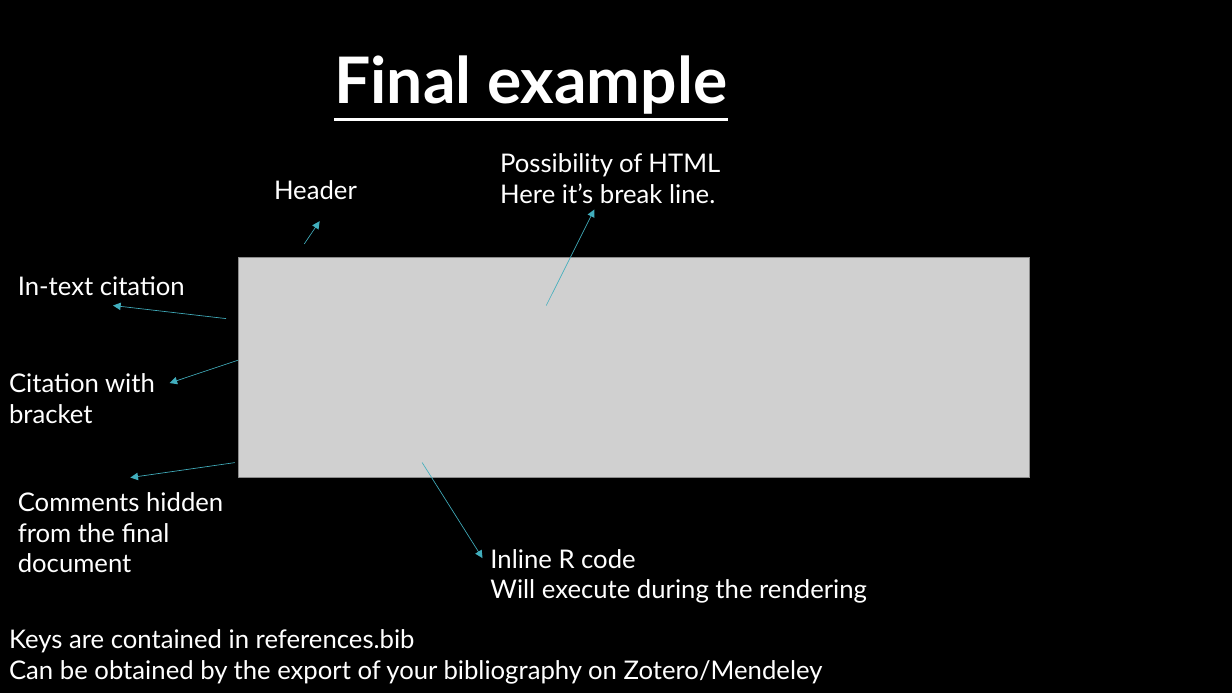
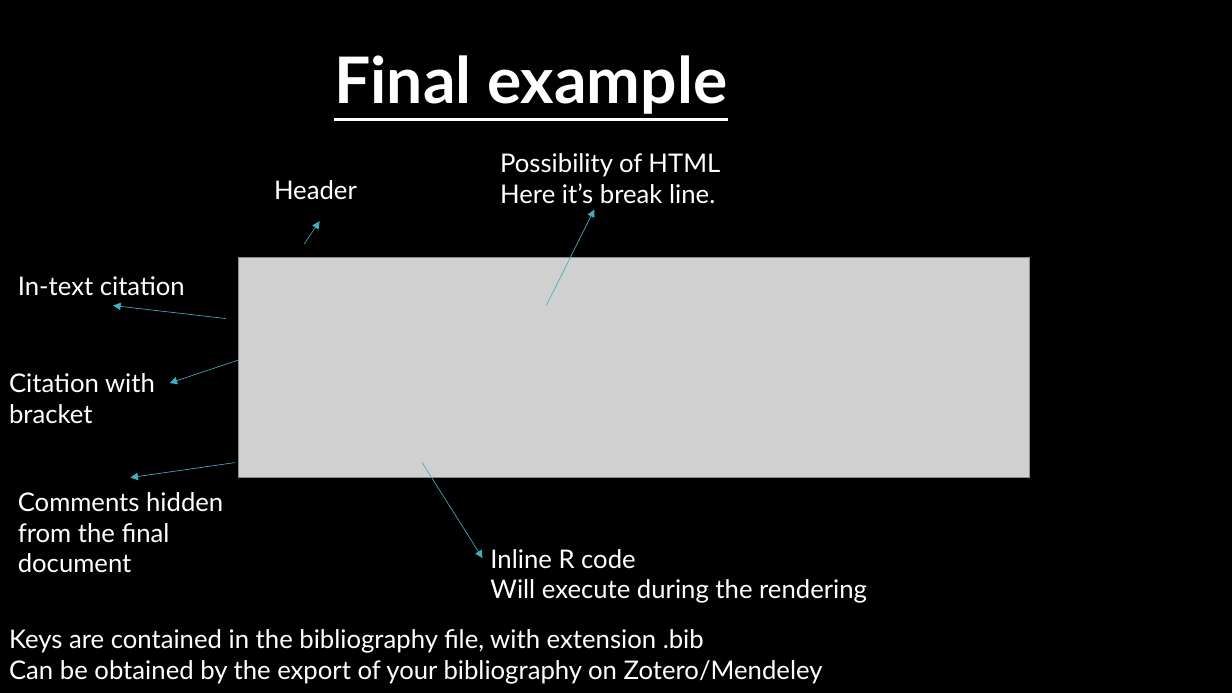
Before and after one commit to AlexLietard/CompReproducibility, a slide deck: slide 10 of presentation.pptx. Drawn at 1232x693 pixels with LibreOffice and Linux fonts; fonts in the diff are those of the drawing; grey boxes stand for pictures; background and template pictures are left out. Boxes give left, top, right and bottom in pixels: in the first picture for what was removed or moved away, otherwise in the second. Text is boxed around its words. In the diff, an @@ line names an element or a change of style, - is before the commit and + after.

```diff
--- a/presentation.pptx
+++ b/presentation.pptx
@@ text at (x1=9, y1=629, x2=704, y2=653): text changed @@
-Keys are contained in references.bib
+Keys are contained in the bibliography file, with extension .bib
```
Also in this commit, not shown: 8 other slides changed, 1 other file.
